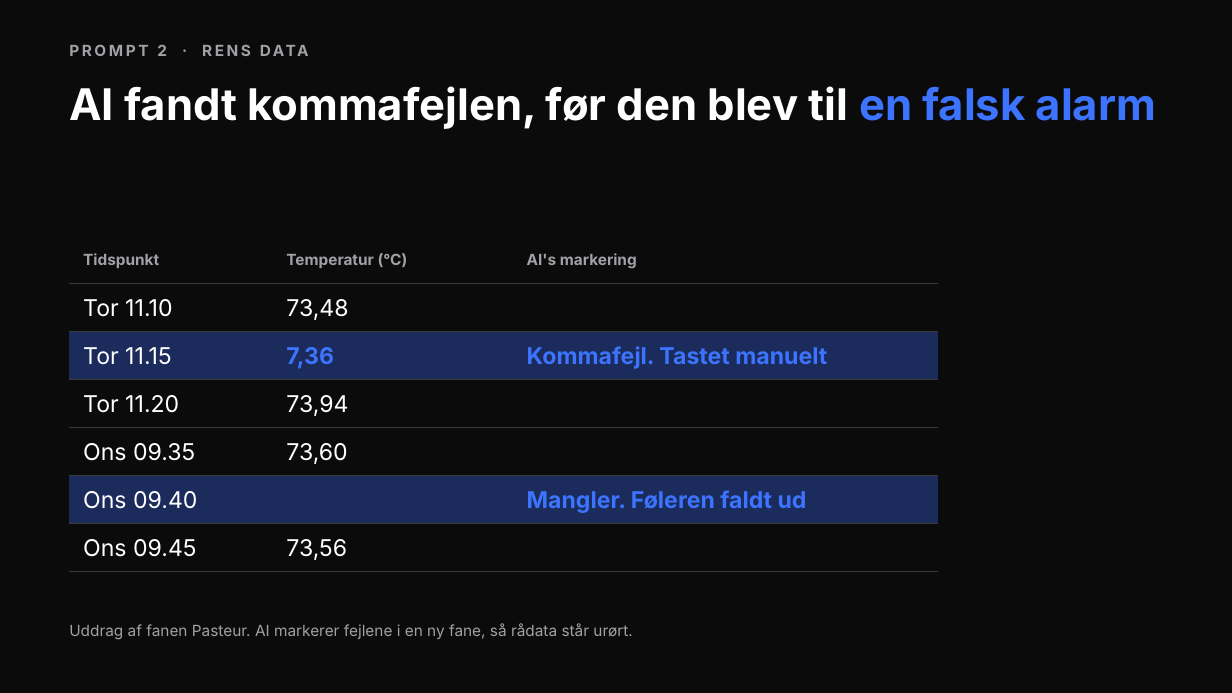
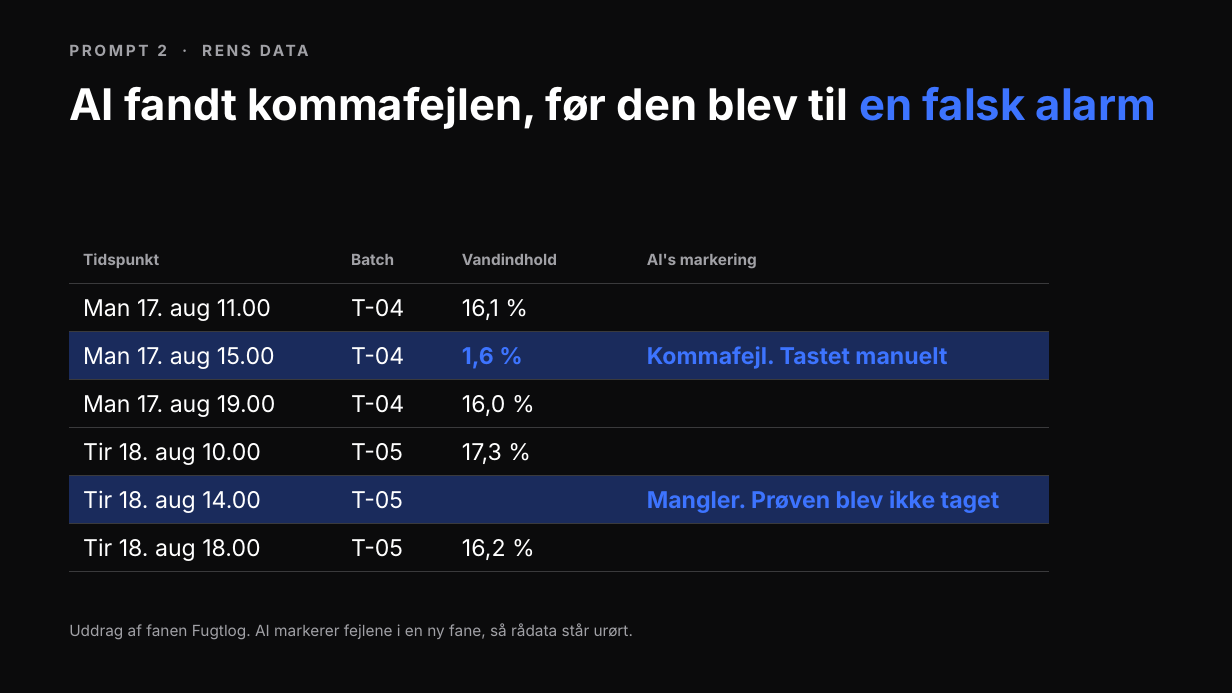
Before and after one commit to andr8769-ui/ucl-ai-undervisning, a slide deck: slide 27 of private/proces/praesentation.pptx. Drawn at 1232x693 pixels with LibreOffice and Linux fonts; fonts in the diff are those of the drawing. Boxes give left, top, right and bottom in pixels: in the first picture for what was removed or moved away, otherwise in the second. Text is boxed around its words. In the diff, an @@ line names an element or a change of style, - is before the commit and + after.

```diff
--- a/private/proces/praesentation.pptx
+++ b/private/proces/praesentation.pptx
@@ table at (69,236,1049,565) @@
-column 1: Tidspunkt | Tor 11.10 | Tor 11.15 | Tor 11.20 | Ons 09.35 | Ons 09.40 | Ons 09.45
-column 2: Temperatur (°C) | 73,48 | 7,36 | 73,94 | 73,60 |  | 73,56
-column 3: AI's markering |  | Kommafejl. Tastet manuelt |  |  | Mangler. Føleren faldt ud | 
+column 1: Tidspunkt | Man 17. aug 11.00 | Man 17. aug 15.00 | Man 17. aug 19.00 | Tir 18. aug 10.00 | Tir 18. aug 14.00 | Tir 18. aug 18.00
+column 2: Batch | T-04 | T-04 | T-04 | T-05 | T-05 | T-05
+column 3: Vandindhold | 16,1 % | 1,6 % | 16,0 % | 17,3 % |  | 16,2 %
+column 4: AI's markering |  | Kommafejl. Tastet manuelt |  |  | Mangler. Prøven blev ikke taget | 
@@ table: place and size @@
-table at (69,236,938,564)
+table at (69,236,1049,565)
@@ text at (69,623,633,640): text changed @@
-Uddrag af fanen Pasteur. AI markerer fejlene i en ny fane, så rådata står urørt.
+Uddrag af fanen Fugtlog. AI markerer fejlene i en ny fane, så rådata står urørt.
```
Also in this commit, not shown: 11 other slides changed, 1 slide added, 1 slide removed, 26 other files.
